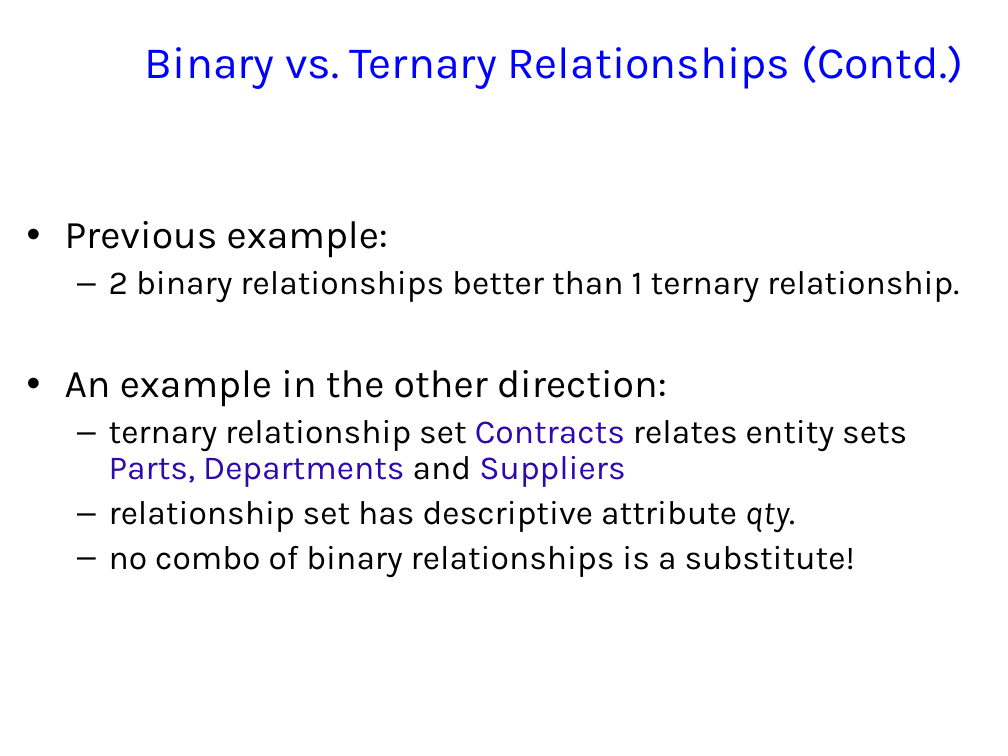
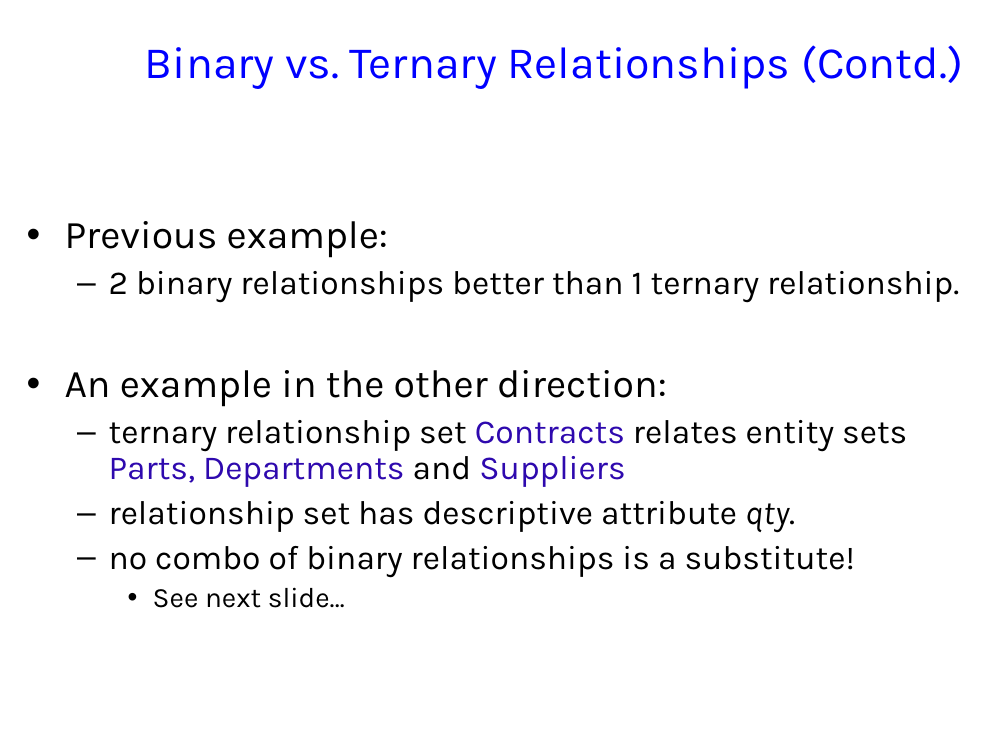
Before and after one commit to jhellerstein/cs186-09, a slide deck: slide 22 of lecs/02-Relational.ppt (slide 23 before the commit). Drawn at 1008x756 pixels with LibreOffice and Linux fonts; fonts in the diff are those of the drawing; background and template pictures are left out. Boxes give left, top, right and bottom in pixels: in the first picture for what was removed or moved away, otherwise in the second. Text is boxed around its words. In the diff, an @@ line names an element or a change of style, - is before the commit and + after.

```diff
--- a/lecs/02-Relational.ppt
+++ b/lecs/02-Relational.ppt
@@ text at <box>153,587,345,608</box>: paragraph added @@
+    • See next slide…
```
Also in this commit, not shown: 14 other slides changed, 1 slide added, 1 slide removed, 2 other files.
